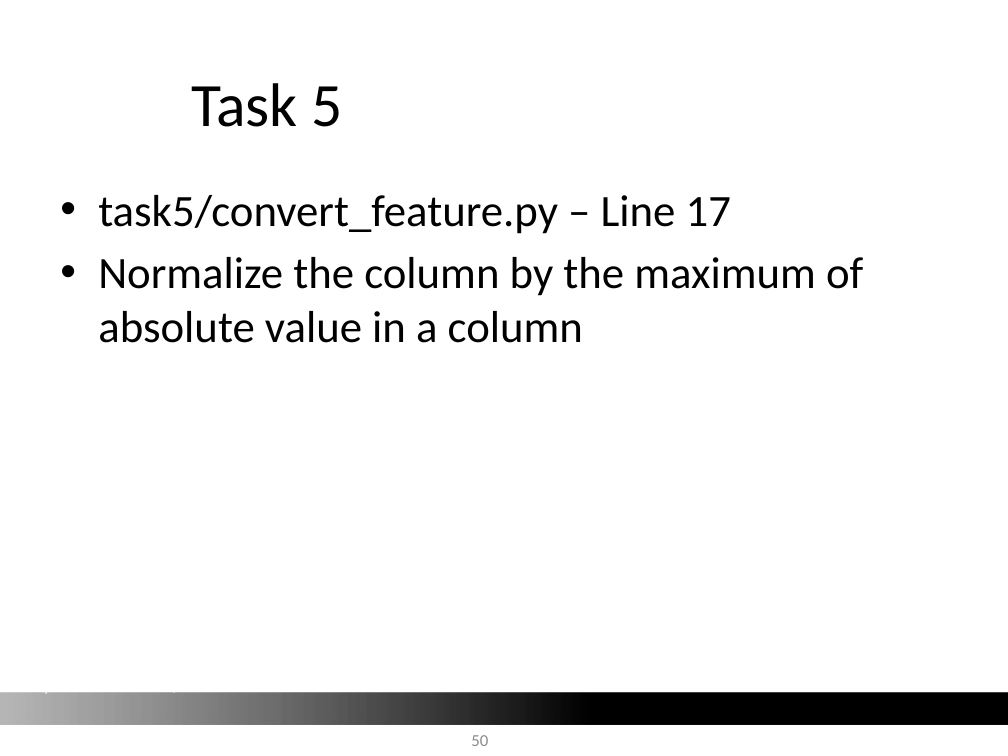
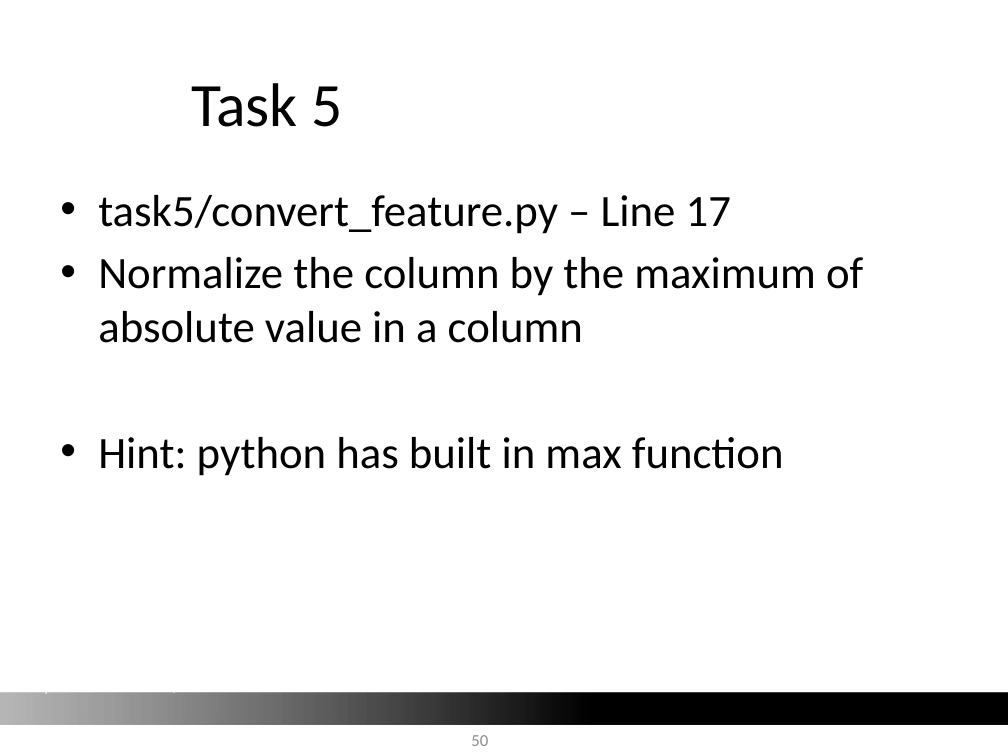
Before and after one commit to barry800414/NetworkX_Tutorial, a slide deck: slide 50 of SNA_Tools_LinkPrediction_v4.pptx. Drawn at 1008x756 pixels with LibreOffice and Linux fonts; fonts in the diff are those of the drawing; background and template pictures are left out. Boxes give left, top, right and bottom in pixels: in the first picture for what was removed or moved away, otherwise in the second. Text is boxed around its words. In the diff, an @@ line names an element or a change of style, - is before the commit and + after.

Commit message:
update

```diff
--- a/SNA_Tools_LinkPrediction_v4.pptx
+++ b/SNA_Tools_LinkPrediction_v4.pptx
@@ text at (x1=98, y1=437, x2=784, y2=476): paragraph added @@
+• Hint: python has built in max function
```
Also in this commit, not shown: 6 other slides changed, 1 slide added, 1 slide removed.
